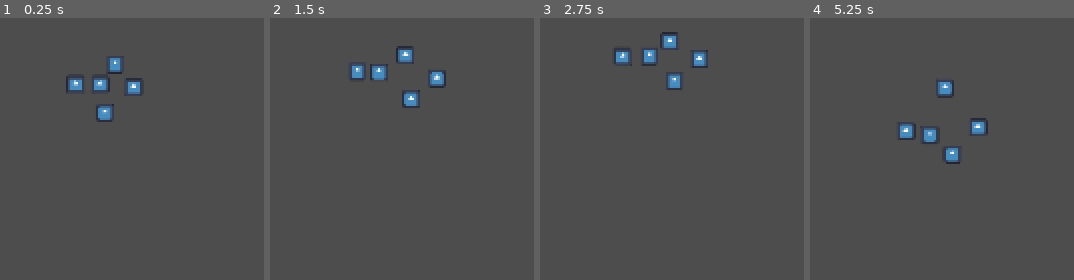
Above: before the commit, frames 1-4 (left to right).
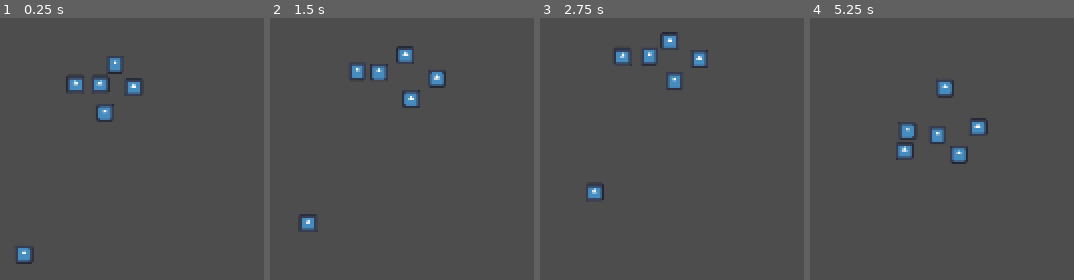
Above: after the commit, the same moments.

Repository: lm98/team-survival
Game: Godot game, scene res://scenes/game.tscn
The game is run twice, just before and just after one commit, with the same random seed, the same clock (stepped at 60 frames per second) and the same inputs. The engine's default icon, where the game draws it, is replaced by a stand-in: a white triangle on a blue panel in a dark square.
Inputs (mouse positions are in pixels of both pictures, inside the frame that each line leads up to):
- Up to frame 1 (0.25 s): no input
- Up to frame 2 (1.5 s): move the mouse to (outside the picture) at 0.52 s; click (outside the picture) at 0.6 s; move the mouse to (outside the picture) at 1.27 s; click (outside the picture) at 1.35 s
- Up to frame 3 (2.75 s): move the mouse to (outside the picture) at 2.02 s; click (outside the picture) at 2.1 s
- Up to frame 4 (5.25 s): move the mouse to (outside the picture) at 2.77 s; click (outside the picture) at 2.85 s; move the mouse to (outside the picture) at 3.52 s; click (outside the picture) at 3.6 s; move the mouse to (outside the picture) at 4.27 s; click (outside the picture) at 4.35 s; move the mouse to (1055, 125) at 5.02 s; click (1055, 125) at 5.1 s

The runs differ from the first frame. In frame 1, 0.3% of the frame differs, in the area x 6-13%, y 87-94%; in frame 2, 0.3%; in frame 3, 0.3%; in frame 4, 1.2%, in the area x 32-60%, y 41-56%.

Commit message:
feat:add enemy with simple chase ai

Diff:
--- /dev/null
+++ b/scenes/enemy.tscn
@@ -0,0 +1,20 @@
+[gd_scene load_steps=4 format=3 uid="uid://umg8v7j1bp4i"]
+
+[ext_resource type="Script" path="res://scripts/enemy.gd" id="1_yam6n"]
+[ext_resource type="Texture2D" uid="uid://dntcraeinvwhf" path="res://icon.svg" id="2_wwfjh"]
+
+[sub_resource type="RectangleShape2D" id="RectangleShape2D_r74sd"]
+size = Vector2(120, 120)
+
+[node name="Enemy" type="CharacterBody2D"]
+script = ExtResource("1_yam6n")
+
+[node name="Icon" type="Sprite2D" parent="."]
+position = Vector2(-0.6, 0.4)
+scale = Vector2(0.1, 0.1)
+texture = ExtResource("2_wwfjh")
+
+[node name="CollisionShape2D" type="CollisionShape2D" parent="."]
+position = Vector2(-0.6, 0.4)
+scale = Vector2(0.1, 0.1)
+shape = SubResource("RectangleShape2D_r74sd")
--- a/scenes/game.tscn
+++ b/scenes/game.tscn
@@ -1,8 +1,12 @@
-[gd_scene load_steps=2 format=3 uid="uid://cg4hkp5e5mkx8"]
+[gd_scene load_steps=3 format=3 uid="uid://cg4hkp5e5mkx8"]
 
 [ext_resource type="PackedScene" uid="uid://dnm0gyvqhxihe" path="res://scenes/player_team.tscn" id="1_n5eul"]
+[ext_resource type="PackedScene" uid="uid://umg8v7j1bp4i" path="res://scenes/enemy.tscn" id="2_60l1a"]
 
 [node name="Game" type="Node2D"]
 
 [node name="PlayerTeam" parent="." instance=ExtResource("1_n5eul")]
 position = Vector2(551, 306)
+
+[node name="Enemy" parent="." instance=ExtResource("2_60l1a")]
+position = Vector2(472, 421)
--- a/scenes/player_team.tscn
+++ b/scenes/player_team.tscn
@@ -1,7 +1,7 @@
 [gd_scene load_steps=4 format=3 uid="uid://dnm0gyvqhxihe"]
 
 [ext_resource type="Script" path="res://scripts/player_team.gd" id="1_0yh88"]
-[ext_resource type="PackedScene" uid="uid://bnbgqt6bx7mf6" path="res://scenes/test_player.tscn" id="1_270gj"]
+[ext_resource type="PackedScene" uid="uid://b6nfxj6hr8867" path="res://scenes/team_member.tscn" id="1_270gj"]
 
 [sub_resource type="CircleShape2D" id="CircleShape2D_ju3rd"]
 
--- /dev/null
+++ b/scenes/team_member.tscn
@@ -0,0 +1,18 @@
+[gd_scene load_steps=4 format=3 uid="uid://b6nfxj6hr8867"]
+
+[ext_resource type="Script" path="res://scripts/team_member.gd" id="1_c6x2y"]
+[ext_resource type="Texture2D" uid="uid://dntcraeinvwhf" path="res://icon.svg" id="2_2h58l"]
+
+[sub_resource type="RectangleShape2D" id="RectangleShape2D_hvxdq"]
+size = Vector2(14, 14)
+
+[node name="TeamMember" type="CharacterBody2D"]
+script = ExtResource("1_c6x2y")
+
+[node name="CollisionShape2D" type="CollisionShape2D" parent="."]
+shape = SubResource("RectangleShape2D_hvxdq")
+
+[node name="Icon" type="Sprite2D" parent="."]
+position = Vector2(1.19209e-07, -2.38419e-07)
+scale = Vector2(0.1, 0.1)
+texture = ExtResource("2_2h58l")
--- /dev/null
+++ b/scripts/enemy.gd
@@ -0,0 +1,18 @@
+class_name Enemy extends CharacterBody2D
+
+@export var speed: int = 20
+@onready var player_team: PlayerTeam = get_node("/root/Game/PlayerTeam")
+
+func _physics_process(_delta):
+	var targets = player_team.get_members()
+	var current_target = Vector2.ZERO
+	var shortest_distance = INF
+	for t in targets.values():
+		var distance = global_position.distance_to(t.global_position)
+		if distance < shortest_distance:
+			shortest_distance = distance
+			current_target = t.global_position
+
+	var direction = global_position.direction_to(current_target)
+	velocity = direction * speed
+	move_and_slide()
--- a/scripts/player_team.gd
+++ b/scripts/player_team.gd
@@ -1,9 +1,12 @@
-extends Area2D
+class_name PlayerTeam extends Area2D
 
 @export var spawn_points: Array[Node2D]
 @onready var spawning_shape = %SpawningShape
 
 var members: Dictionary = {}
+
+func get_members() -> Dictionary:
+	return members.duplicate()
 
 func add_member(member: TeamMember):
 	if members.size() < spawn_points.size():
